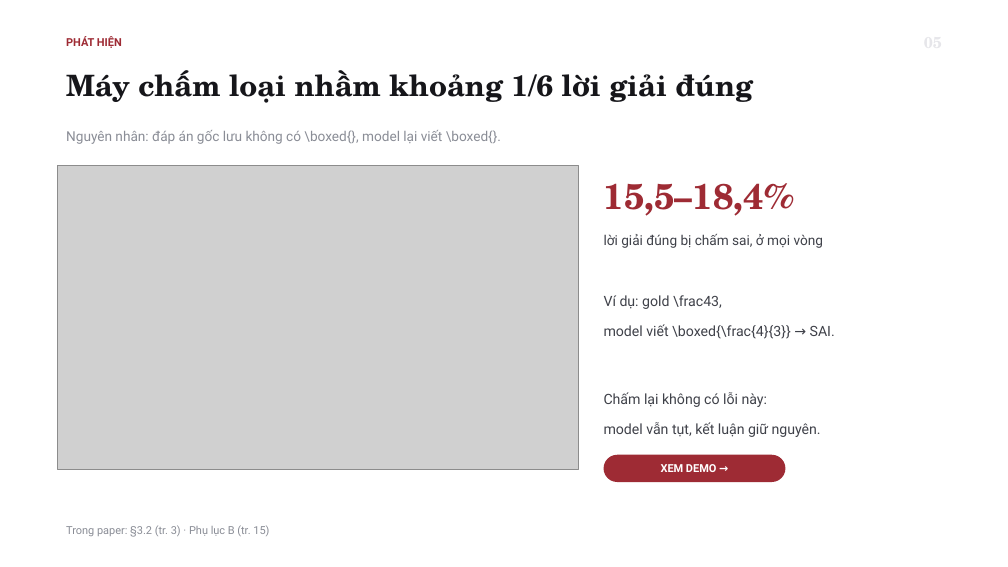
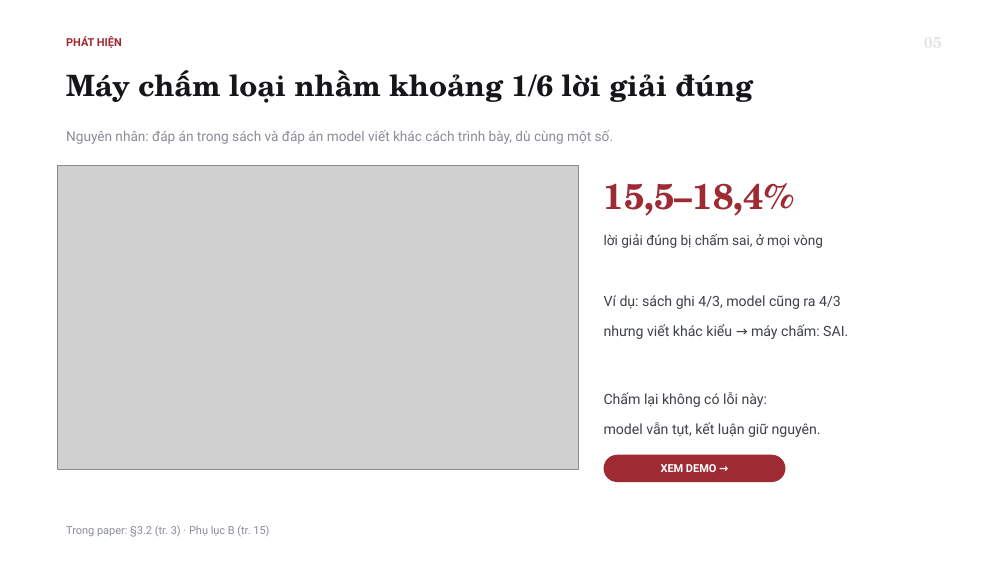
Before and after one commit to tsan2711/DACNTT_2026, a slide deck: slide 6 of 25-10-2026/BaoCaoNhanh_25-10_52300057_52300006.pptx. Drawn at 1008x567 pixels with LibreOffice and Linux fonts; fonts in the diff are those of the drawing; grey boxes stand for pictures. Boxes give left, top, right and bottom in pixels: in the first picture for what was removed or moved away, otherwise in the second. Text is boxed around its words. In the diff, an @@ line names an element or a change of style, - is before the commit and + after.

```diff
--- a/25-10-2026/BaoCaoNhanh_25-10_52300057_52300006.pptx
+++ b/25-10-2026/BaoCaoNhanh_25-10_52300057_52300006.pptx
@@ text at (66,130,613,144): text changed @@
-Nguyên nhân: đáp án gốc lưu không có \boxed{}, model lại viết \boxed{}.
+Nguyên nhân: đáp án trong sách và đáp án model viết khác cách trình bày, dù cùng một số.
@@ text at (604,295,848,339): text changed @@
-Ví dụ: gold \frac43,
-model viết \boxed{\frac{4}{3}} → SAI.
+Ví dụ: sách ghi 4/3, model cũng ra 4/3
+nhưng viết khác kiểu → máy chấm: SAI.
```
Also in this commit, not shown: 2 other files.
